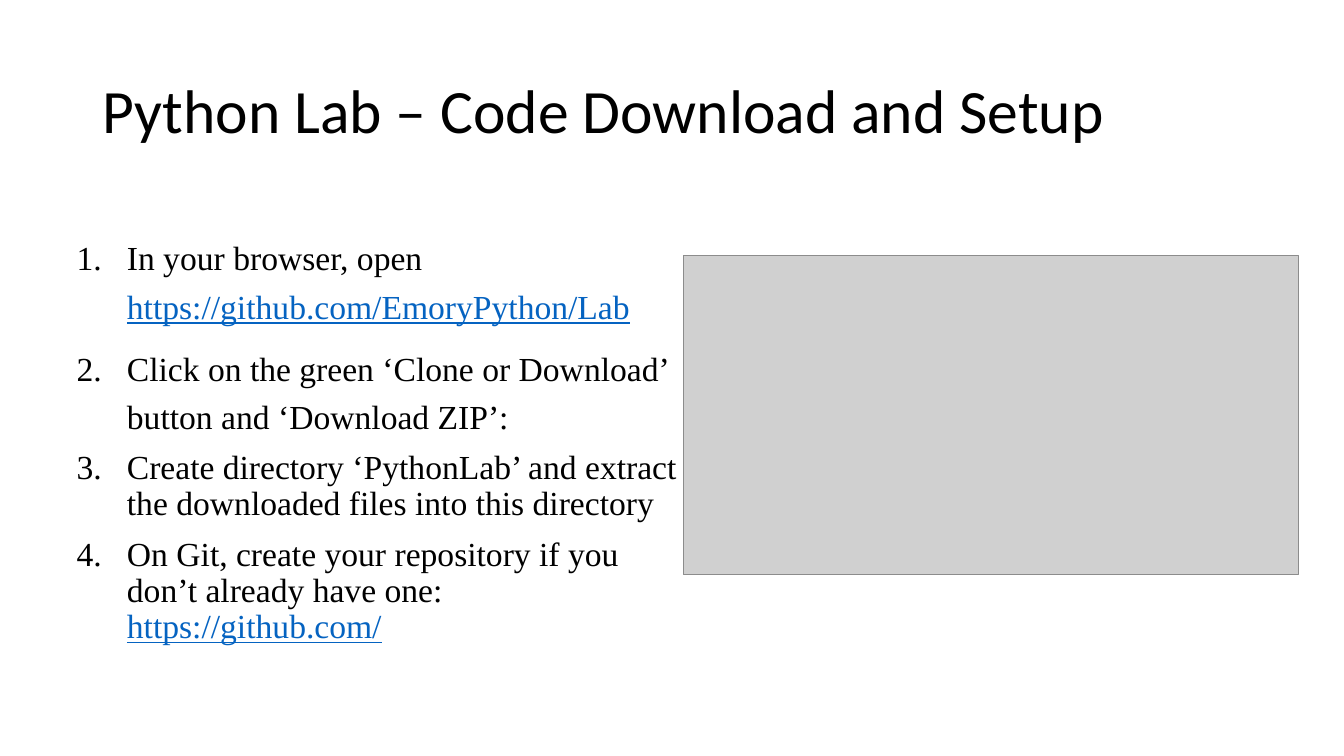
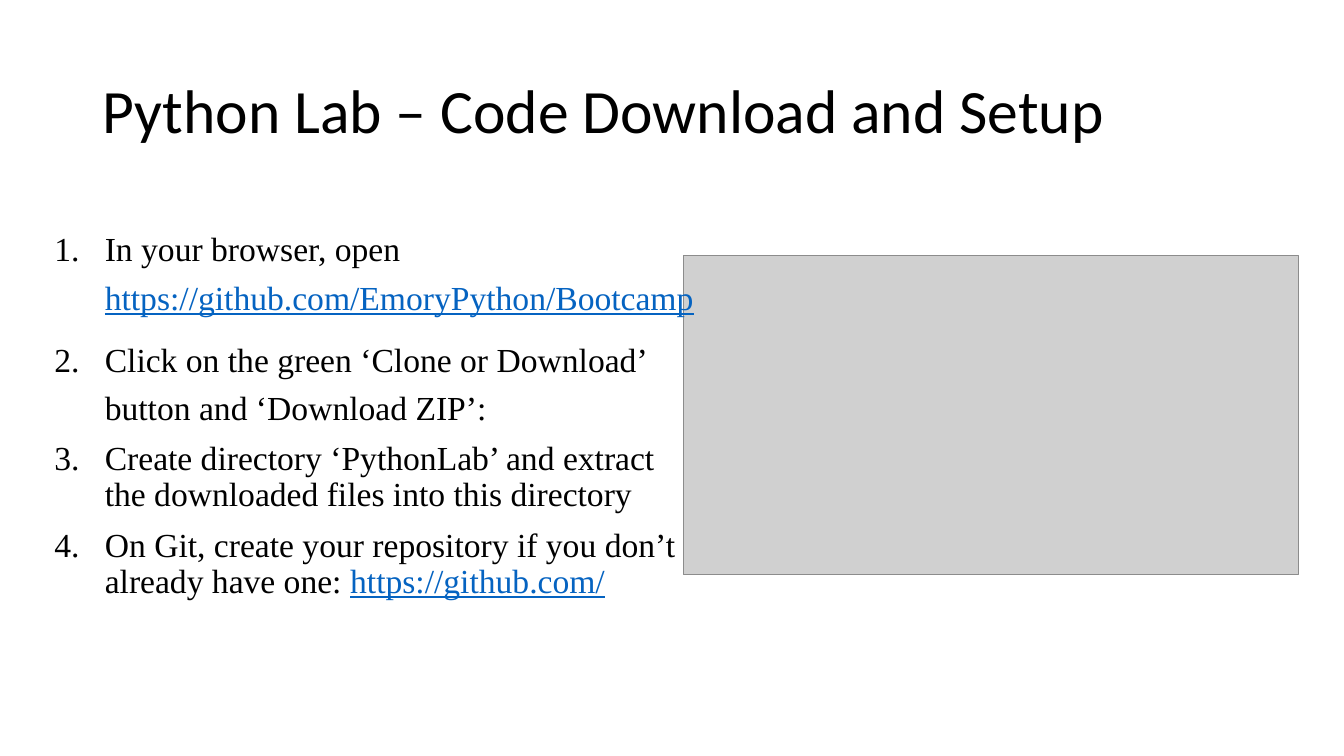
Before and after one commit to EmoryPython/Lab, a slide deck: slide 1 of Lab/DataVisualization/PythonLabPlots.pptx. Drawn at 1344x756 pixels with LibreOffice and Linux fonts; fonts in the diff are those of the drawing; grey boxes stand for pictures. Boxes give left, top, right and bottom in pixels: in the first picture for what was removed or moved away, otherwise in the second. Text is boxed around its words. In the diff, an @@ line names an element or a change of style, - is before the commit and + after.

Commit message:
Updates

```diff
--- a/Lab/DataVisualization/PythonLabPlots.pptx
+++ b/Lab/DataVisualization/PythonLabPlots.pptx
@@ text "In your browser, open https://github.com/EmoryPython/Bootcam ..." moved from (x1=127, y1=246, x2=676, y2=645) to (x1=105, y1=237, x2=694, y2=600) @@
@@ text at (x1=105, y1=237, x2=694, y2=316): text changed @@
-1. In your browser, open https://github.com/EmoryPython/Lab
+1. In your browser, open https://github.com/EmoryPython/Bootcamp
```
